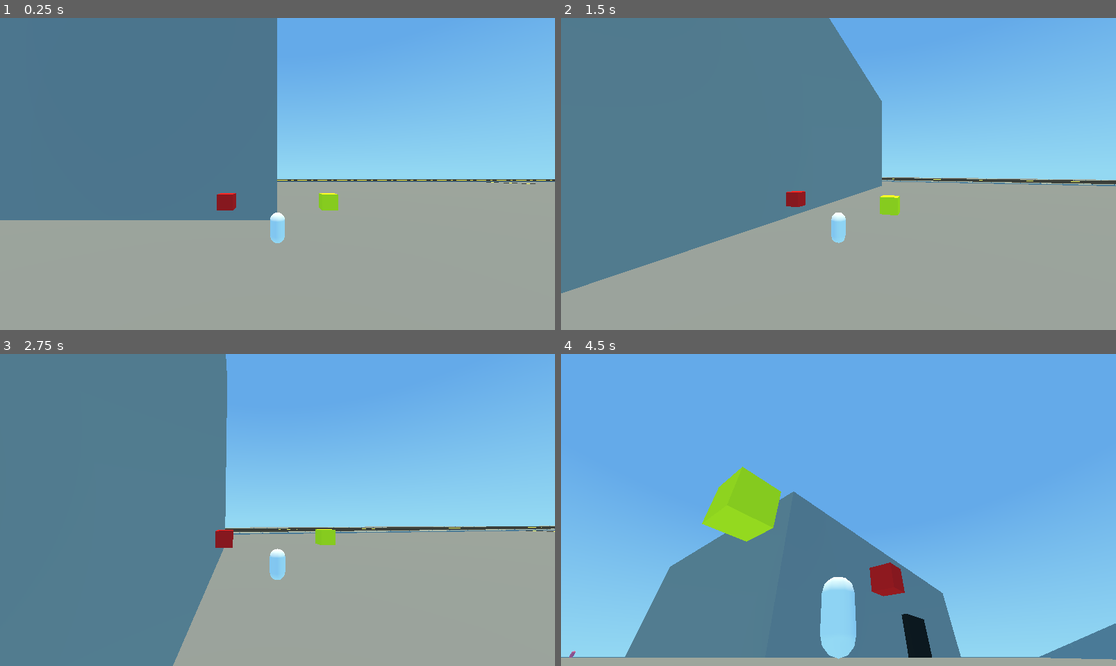
Above: before the commit, frames 1-4 (two rows, left to right).
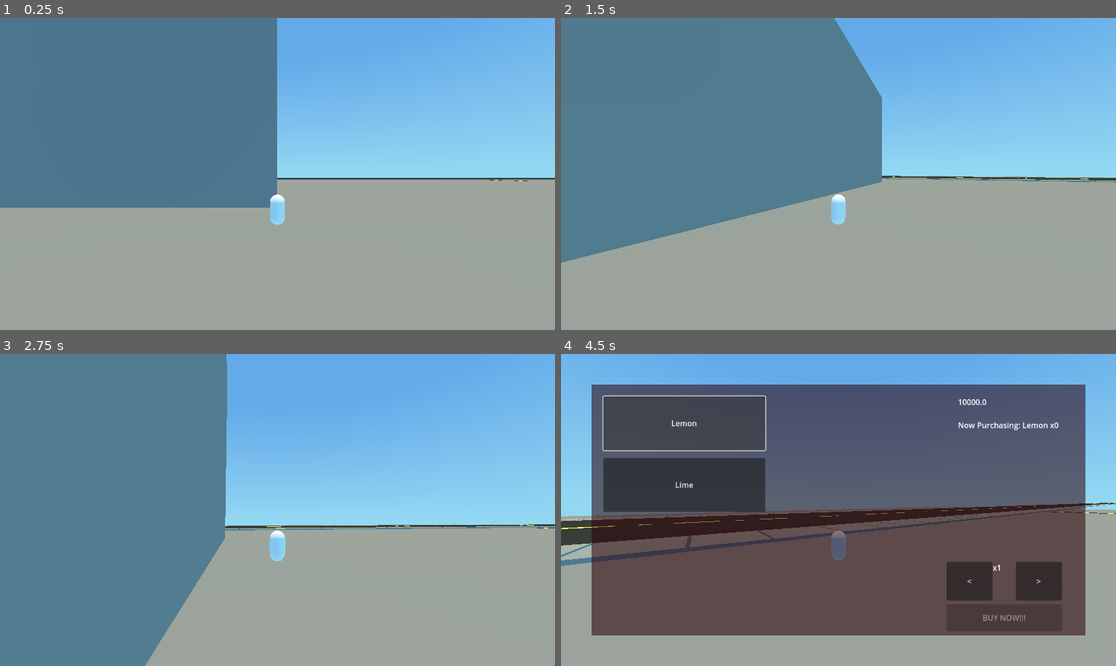
Above: after the commit, the same moments.

Repository: RedyShines/when-life-gives-you-locky
Game: Godot game, scene res://test_map.tscn
Same seed, same stepped clock (60 frames per second), same inputs: the game is played once before the commit and once after it.
Inputs (mouse positions are in pixels of both pictures, inside the frame that each line leads up to):
- Up to frame 1 (0.25 s): no input
- Up to frame 2 (1.5 s): tap Enter at 0.5 s; move the mouse to (866, 174) at 0.52 s; hold Shift (sprint) 0.53-1.28 s; hold W (forward) from 0.53 s (still down); move the mouse to (810, 174) at 1.27 s; tap Shift (sprint) at 1.35 s
- Up to frame 3 (2.75 s): keep holding W (forward); move the mouse to (288, 503) at 2.02 s; hold Shift (sprint) from 2.03 s (still down)
- Up to frame 4 (4.5 s): move the mouse to (832, 516) at 2.77 s; release Shift (sprint) at 2.78 s; tap Shift (sprint) at 2.85 s; move the mouse to (877, 513) at 3.52 s; hold Shift (sprint) 3.53-4.25 s; tap Z (debug, bound only after the commit) at 4.15 s; release W (forward) at 4.25 s; click (683, 422) at 4.25 s, where only the run after the commit has a clickable "Lemon"

The runs differ from the first frame. In frame 1, 3.3% of the frame differs, in the area x 0-100%, y 51-73%; in frame 2, 4.9%; in frame 3, 3.1%; in frame 4, 86%, in the area x 0-100%, y 9-98%.

Commit message:
NPC pathfinding update + Shopping UI
- The NPCs now have 2 different movement modes. The first mode makes them stop when their raycast hits another NPC (or the player), and the other ignores them.
- Created an attribute changer node that changes the speed of NPCs when walked through (Currently hard coded. Subject to change)
- Created a shopping UI
- Can shift click on the left and right buttons in the shopping UI to add or remove 10 items from the selection (does +/- 1 when not clicking shift)
- Can buy items and it removes currency from the player.
- Added currency.

Diff:
--- a/NPC_template.tscn
+++ b/NPC_template.tscn
@@ -37,14 +37,17 @@
 mesh = SubResource("CapsuleMesh_447n6")
 
 [node name="FrontDetector" type="RayCast3D" parent="NPCModel" groups=["NPCGroup"]]
-target_position = Vector3(0, 0, -1)
+target_position = Vector3(0, 0, -0.75)
 collision_mask = 6
+hit_back_faces = false
 
 [node name="NPCHitbox" type="CollisionShape3D" parent="."]
 transform = Transform3D(1, 0, 0, 0, 1, 0, 0, 0, 1, 0, 0.5, 0)
 shape = SubResource("CapsuleShape3D_wf4jm")
 
 [node name="Attribute detector" type="Area3D" parent="."]
+collision_layer = 4
+collision_mask = 8
 
 [node name="Detector" type="CollisionShape3D" parent="Attribute detector"]
 transform = Transform3D(1, 0, 0, 0, 1, 0, 0, 0, 1, 0, 0.5, 0)
@@ -52,3 +55,5 @@
 
 [node name="NPCNav" type="NavigationAgent3D" parent="."]
 debug_path_custom_color = Color(1, 0.286275, 0.47451, 1)
+
+[connection signal="area_entered" from="Attribute detector" to="." method="_on_attribute_detector_area_entered"]
--- a/npc.gd
+++ b/npc.gd
@@ -5,6 +5,7 @@
 @onready var front_detector: RayCast3D = $NPCModel/FrontDetector
 const lerpVal = .17
 var gravity = ProjectSettings.get_setting("physics/3d/default_gravity")
+var direction = Vector3()
 
 @onready var _1: Marker3D = $"../../Targets/1"
 @onready var _2: Marker3D = $"../../Targets/2"
@@ -12,26 +13,23 @@
 @onready var _4: Marker3D = $"../../Targets/4"
 @onready var _5: Marker3D = $"../../Targets/5"
 @onready var _6: Marker3D = $"../../Targets/6"
-@onready var attribute_detector: Area3D = $"Attribute detector"
+@onready var attribute_marker: Marker3D = $"../../Targets/NPCAttributeChanger/AttributeMarker"
 @onready var store_marker: Marker3D = $"../../Targets/Store"
 
 var targets : Array
 var target
+var movement_type = 1
 
 func _ready() -> void:
 	position.z = 10
-	var material = $NPCModel.get_active_material(0)
+	movement_data = movement_data.duplicate()
 	var npc_type = randi_range(1, 10)
-	movement_data = movement_data.duplicate()
-	material = material.duplicate()
-	if npc_type == 1:
-		target = store_marker
-		if material is StandardMaterial3D:
-			material.albedo_color = Color(97, 173, 214)
+	if npc_type <= 3:
+		target = attribute_marker
 	else:
 		targets = [_1, _2, _3, _4, _5, _6]
 		target = targets[randi_range(0, 5)]
-	movement_data.SPEED = randi_range(3, 10)
+	movement_data.SPEED = randi_range(3, 6)
 
 
 func _physics_process(delta) -> void:
@@ -40,6 +38,8 @@
 	handle_movement(delta)
 	#handle_timers(delta)
 	move_and_slide()
+	if position.y < -50:
+		position.y = 0
 
 
 func handle_movement(delta) -> void:
@@ -51,7 +51,10 @@
 	if velocity.length() > 0 or velocity.length() < 0:
 		$".".rotation.y = lerp_angle($".".rotation.y, atan2(-velocity.x, -velocity.z), lerpVal)
 	if front_detector.is_colliding():
-		movement_controller(0, movement_data.FRICTION, movement_data.AIR_ACCEL, delta)
+		if movement_type == 0:
+			movement_controller(0, movement_data.FRICTION, movement_data.AIR_ACCEL, delta)
+		else:
+			pass
 	else:
 		movement_controller(movement_data.SPEED ,movement_data.ACCELERATION, movement_data.AIR_ACCEL, delta)
 
@@ -61,13 +64,13 @@
 
 func movement_controller(speed, acceleration, air_acceleration, delta) -> void:
 	'''Makes the NPC move.'''
-#handles the acceleration of the NPC on ground and air
-	var direction = Vector3()
+#handles the acceleration of the NPC on ground and ai
 	nav.target_position = target.global_position
 	direction = nav.get_next_path_position() - global_position
 	direction = direction.normalized()
 
-	if global_position.distance_to(target.global_position) < 0.1 and target != store_marker:
+	if global_position.distance_to(target.global_position) < 0.1\
+	 and target != attribute_marker and target != store_marker:
 		target = targets[randi_range(0, 5)]
 
 	if is_on_floor():
@@ -78,5 +81,6 @@
 
 
 func _on_attribute_detector_area_entered(area: Area3D) -> void:
-	movement_data.SPEED = 3
-	print("AAAAAAAAAAAAAAAAAA")
+	movement_type = 0
+	target = store_marker
+	movement_data.SPEED = 2
--- a/player.gd
+++ b/player.gd
@@ -28,11 +28,13 @@
 # Get the gravity from the project settings to be synced with RigidBody nodes.
 var gravity = ProjectSettings.get_setting("physics/3d/default_gravity")
 
+func _ready() -> void:
+	Input.mouse_mode = Input.MOUSE_MODE_CAPTURED
+
 func _process(_delta) -> void:
 	'''Runs stuff every frame.'''
 
 	# Kills the game when the escape key is pressed.
-	Input.mouse_mode = Input.MOUSE_MODE_CAPTURED
 	if Input.is_action_just_pressed("escape"):
 		get_tree().quit()
 
@@ -77,24 +79,27 @@
 	if velocity.length() > 0 or velocity.length() < 0:
 		armature.rotation.y = lerp_angle(armature.rotation.y, atan2(-velocity.x, -velocity.z), lerpVal)
 
-	if sprinting == true:
-		# Sprint state
-		sprint_multiplier_increase += delta / 10
-		movement_controller(movement_data.SPEED * (movement_data.SPRINT_MULTIPLIER + sprint_multiplier_increase) \
-		,movement_data.SPRINT_ACCELERATION, \
-		movement_data.SPRINT_AIR_ACCEL, movement_data.SPRINT_FRICTION, movement_data.SPRINT_AIR_RESISTANCE, delta)
+	if PlayerData.can_move == true:
+		if sprinting == true:
+			# Sprint state
+			sprint_multiplier_increase += delta / 10
+			movement_controller(movement_data.SPEED * (movement_data.SPRINT_MULTIPLIER + sprint_multiplier_increase) \
+			,movement_data.SPRINT_ACCELERATION, \
+			movement_data.SPRINT_AIR_ACCEL, movement_data.SPRINT_FRICTION, movement_data.SPRINT_AIR_RESISTANCE, delta)
 
-	elif max_sprinting == true:
-		# Max sprint state
-		sprint_multiplier_increase = 0
-		movement_controller(movement_data.SPEED * movement_data.MAX_SPRINT_MULTIPLIER, movement_data.MAX_ACCELERATION, movement_data.MAX_AIR_ACCEL, \
-				movement_data.SPRINT_FRICTION, movement_data.SPRINT_AIR_RESISTANCE, delta)
+		elif max_sprinting == true:
+			# Max sprint state
+			sprint_multiplier_increase = 0
+			movement_controller(movement_data.SPEED * movement_data.MAX_SPRINT_MULTIPLIER, movement_data.MAX_ACCELERATION, movement_data.MAX_AIR_ACCEL, \
+					movement_data.SPRINT_FRICTION, movement_data.SPRINT_AIR_RESISTANCE, delta)
 
-	elif walking == true:
-		# Walking state
-		sprint_multiplier_increase = 0
-		movement_controller(movement_data.SPEED ,movement_data.ACCELERATION, \
-		movement_data.AIR_ACCEL, movement_data.FRICTION, movement_data.AIR_RESISTANCE, delta)
+		elif walking == true:
+			# Walking state
+			sprint_multiplier_increase = 0
+			movement_controller(movement_data.SPEED ,movement_data.ACCELERATION, \
+			movement_data.AIR_ACCEL, movement_data.FRICTION, movement_data.AIR_RESISTANCE, delta)
+	else:
+		velocity = Vector3(0,0,0)
 
 	# Sets velocity.y back to vy
 	velocity.y = vy
--- /dev/null
+++ b/player_data.gd
@@ -0,0 +1,4 @@
+extends Node
+
+@export var can_move = true
+@export var currency = 10000.00
--- a/player_template.tscn
+++ b/player_template.tscn
@@ -59,6 +59,9 @@
 radius = 0.2
 height = 0.6
 
+[sub_resource type="BoxShape3D" id="BoxShape3D_84s3m"]
+size = Vector3(1.5, 0.75, 1)
+
 [node name="Player" type="CharacterBody3D"]
 collision_layer = 2
 floor_max_angle = 1.0472
@@ -66,6 +69,7 @@
 movement_data = SubResource("Resource_wf4jm")
 
 [node name="NESW" type="Node3D" parent="."]
+visible = false
 
 [node name="West" type="MeshInstance3D" parent="NESW"]
 transform = Transform3D(0.3, 0, 0, 0, 0.3, 0, 0, 0, 0.3, -1, 0.815, 0)
@@ -79,13 +83,11 @@
 
 [node name="North" type="MeshInstance3D" parent="NESW"]
 transform = Transform3D(0.3, 0, 0, 0, 0.3, 0, 0, 0, 0.3, 0, 0.815, -1)
-visible = false
 mesh = SubResource("BoxMesh_1keg0")
 skeleton = NodePath("../../PlayerModel")
 
 [node name="South" type="MeshInstance3D" parent="NESW"]
 transform = Transform3D(0.3, 0, 0, 0, 0.3, 0, 0, 0, 0.3, 0, 0.815, 1)
-visible = false
 mesh = SubResource("BoxMesh_b5p6e")
 skeleton = NodePath("../../PlayerModel")
 
@@ -100,7 +102,17 @@
 [node name="springArmPivot" type="Node3D" parent="."]
 
 [node name="SpringArm3D" type="SpringArm3D" parent="springArmPivot"]
-transform = Transform3D(1, 0, 0, 0, 1, 0, 0, 0, 1, 0, 1.35609, 0)
+transform = Transform3D(1, 0, 0, 0, 1, 0, 0, 0, 1, 0, 1, 0)
 spring_length = 4.0
 
 [node name="Camera3D" type="Camera3D" parent="springArmPivot/SpringArm3D"]
+
+[node name="Area3D" type="Area3D" parent="."]
+
+[node name="CollisionShape3D" type="CollisionShape3D" parent="Area3D"]
+transform = Transform3D(1, 0, 0, 0, 1, 0, 0, 0, 1, -0.75, 0.375, 0)
+shape = SubResource("BoxShape3D_84s3m")
+
+[node name="RayCast3D" type="RayCast3D" parent="."]
+transform = Transform3D(1, 0, 0, 0, 1, 0, 0, 0, 1, 0, 0.4, 0)
+target_position = Vector3(-1.5, 0, 0)
--- /dev/null
+++ b/produce_ui.gd
@@ -0,0 +1,84 @@
+extends Control
+
+@onready var purchase_lbl: Label = $PurchaseLbl
+@onready var quant_lbl: Label = $QuantLbl
+
+var quant_buy = -1
+var item
+var purchase_text = "Now Purchasing: "
+
+func _process(delta: float) -> void:
+	$CurrencyLbl.text = str(PlayerData.currency)
+
+	if quant_buy <= 0:
+		$BuyBtn.disabled = true
+	else:
+		$BuyBtn.disabled = false
+
+	if Input.is_action_pressed("sprint"):
+		quant_lbl.text = "x10"
+	else:
+		quant_lbl.text = "x1"
+
+	if quant_buy != -1 or quant_buy <= -2:
+		purchase_lbl.text = purchase_text + item + " x" + str(quant_buy)
+	else:
+		purchase_lbl.text = ":)"
+
+	if Input.is_action_just_pressed("debug"):
+		ui_show()
+
+func ui_show() -> void:
+	visible = not visible
+	if visible == true:
+		PlayerData.can_move = false
+		Input.mouse_mode = Input.MOUSE_MODE_VISIBLE
+	else:
+		quant_buy = -1
+		PlayerData.can_move = true
+		Input.mouse_mode = Input.MOUSE_MODE_CAPTURED
+		$LeftBtn.visible = false
+		$RightBtn.visible = false
+		$QuantLbl.visible = false
+		$BuyBtn.visible = false
+
+
+func _on_lemon_btn_pressed() -> void:
+	quant_buy = 0
+	item = "Lemon"
+
+
+func _on_lime_btn_pressed() -> void:
+	quant_buy = 0
+	item = "Lime"
+
+
+func _on_left_btn_pressed() -> void:
+	if Input.is_action_pressed("sprint"):
+		quant_buy -= 10
+	else:
+		quant_buy -= 1
+
+	if quant_buy <= 0:
+		quant_buy = 0
+
+
+func _on_right_btn_pressed() -> void:
+	if Input.is_action_pressed("sprint"):
+		quant_buy += 10
+	else:
+		quant_buy += 1
+
+
+func _on_item_btn_pressed() -> void:
+	$LeftBtn.visible = true
+	$RightBtn.visible = true
+	$QuantLbl.visible = true
+	$BuyBtn.visible = true
+
+
+func _on_buy_btn_pressed() -> void:
+	if item == "Lemon":
+		PlayerData.currency -= 2.5 * quant_buy
+	else:
+		PlayerData.currency -= 1.5 * quant_buy
--- /dev/null
+++ b/produce_ui.tscn
@@ -0,0 +1,107 @@
+[gd_scene load_steps=2 format=3 uid="uid://baoyw5kf1fe5g"]
+
+[ext_resource type="Script" uid="uid://osqhrjdqur3p" path="res://produce_ui.gd" id="1_70d1v"]
+
+[node name="ProduceUI" type="Control"]
+layout_mode = 3
+anchors_preset = 15
+anchor_right = 1.0
+anchor_bottom = 1.0
+grow_horizontal = 2
+grow_vertical = 2
+script = ExtResource("1_70d1v")
+
+[node name="ColorRect" type="ColorRect" parent="."]
+layout_mode = 1
+anchors_preset = 15
+anchor_right = 1.0
+anchor_bottom = 1.0
+offset_left = 64.0
+offset_top = 64.0
+offset_right = -64.0
+offset_bottom = -64.0
+grow_horizontal = 2
+grow_vertical = 2
+color = Color(0.168627, 0, 0.0313726, 0.54902)
+
+[node name="CurrencyLbl" type="Label" parent="."]
+layout_mode = 0
+offset_left = 824.0
+offset_top = 88.0
+offset_right = 1024.0
+offset_bottom = 120.0
+text = "Poor LMAO"
+
+[node name="LemonBtn" type="Button" parent="."]
+layout_mode = 1
+anchors_preset = -1
+anchor_right = 0.007
+anchor_bottom = 0.012
+offset_left = 88.0
+offset_top = 88.0
+offset_right = 415.936
+offset_bottom = 192.224
+text = "Lemon"
+
+[node name="LimeBtn" type="Button" parent="."]
+layout_mode = 1
+anchors_preset = -1
+anchor_right = 0.007
+anchor_bottom = 0.012
+offset_left = 88.0
+offset_top = 216.0
+offset_right = 415.936
+offset_bottom = 320.224
+text = "Lime"
+
+[node name="LeftBtn" type="Button" parent="."]
+visible = false
+layout_mode = 0
+offset_left = 800.0
+offset_top = 432.0
+offset_right = 896.0
+offset_bottom = 512.0
+text = "<"
+
+[node name="RightBtn" type="Button" parent="."]
+visible = false
+layout_mode = 0
+offset_left = 944.0
+offset_top = 432.0
+offset_right = 1040.0
+offset_bottom = 512.0
+text = ">"
+
+[node name="PurchaseLbl" type="Label" parent="."]
+layout_mode = 0
+offset_left = 824.0
+offset_top = 136.0
+offset_right = 1024.0
+offset_bottom = 280.0
+text = ":)"
+
+[node name="QuantLbl" type="Label" parent="."]
+visible = false
+layout_mode = 0
+offset_left = 896.0
+offset_top = 432.0
+offset_right = 944.0
+offset_bottom = 512.0
+text = "X1"
+
+[node name="BuyBtn" type="Button" parent="."]
+visible = false
+layout_mode = 0
+offset_left = 800.0
+offset_top = 520.0
+offset_right = 1040.0
+offset_bottom = 576.0
+text = "BUY NOW!!!"
+
+[connection signal="pressed" from="LemonBtn" to="." method="_on_lemon_btn_pressed"]
+[connection signal="pressed" from="LemonBtn" to="." method="_on_item_btn_pressed"]
+[connection signal="pressed" from="LimeBtn" to="." method="_on_lime_btn_pressed"]
+[connection signal="pressed" from="LimeBtn" to="." method="_on_item_btn_pressed"]
+[connection signal="pressed" from="LeftBtn" to="." method="_on_left_btn_pressed"]
+[connection signal="pressed" from="RightBtn" to="." method="_on_right_btn_pressed"]
+[connection signal="pressed" from="BuyBtn" to="." method="_on_buy_btn_pressed"]
--- a/project.godot
+++ b/project.godot
@@ -19,6 +19,7 @@
 [autoload]
 
 GameOptions="*res://options.gd"
+PlayerData="*res://player_data.gd"
 
 [global_group]
 
@@ -56,3 +57,15 @@
 "events": [Object(InputEventKey,"resource_local_to_scene":false,"resource_name":"","device":-1,"window_id":0,"alt_press …(195 unchanged characters)…
 ]
 }
+debug={
+"deadzone": 0.2,
+"events": [Object(InputEventKey,"resource_local_to_scene":false,"resource_name":"","device":-1,"window_id":0,"alt_pressed":false,"shift_pressed":false,"ctrl_pressed":false,"meta_pressed":false,"pressed":false,"keycode":0,"physical_keycode":90,"key_label":0,"unicode":122,"location":0,"echo":false,"script":null)
+]
+}
+
+[layer_names]
+
+3d_physics/layer_1="World"
+3d_physics/layer_2="Player"
+3d_physics/layer_3="npcs"
+3d_physics/layer_4="npc attributes"
--- a/spawn_npc.gd
+++ b/spawn_npc.gd
@@ -8,6 +8,6 @@
 	if randint == 50:
 		var new_npc = moving_npc.instantiate()
 
-		for i in range(5):
+		for i in range(2):
 			new_npc = moving_npc.instantiate()
 			add_child(new_npc)
--- a/test_map.tscn
+++ b/test_map.tscn
@@ -7,6 +7,7 @@
 [ext_resource type="PackedScene" uid="uid://bq2f7pqpexsae" path="res://NPC_template.tscn" id="1_t8dge"]
 [ext_resource type="Shader" uid="uid://d04q6lujvbey4" path="res://day_nightcycle.gdshader" id="2_4wuf8"]
 [ext_resource type="PackedScene" uid="uid://brpbx3wqvbg37" path="res://npc_attribute_changer.tscn" id="6_r0pc2"]
+[ext_resource type="PackedScene" uid="uid://baoyw5kf1fe5g" path="res://produce_ui.tscn" id="8_gqtbx"]
 
 [sub_resource type="BoxMesh" id="BoxMesh_eflb2"]
 size = Vector3(100, 3, 100)
@@ -31,6 +32,9 @@
 [sub_resource type="NavigationMesh" id="NavigationMesh_s02eq"]
 vertices = PackedVector3Array(-49.5, 0.5, -43.5, -49.5, 0.5, -42.5, -48.5, 0.5, -42.5, -48.5, 0.5, -43.5, -37.5, 0.5, - …(728 unchanged characters)…
 polygons = [PackedInt32Array(3, 2, 0), PackedInt32Array(0, 2, 1), PackedInt32Array(7, 6, 4), PackedInt32Array(4, 6, 5), …(717 unchanged characters)…
+
+[sub_resource type="BoxShape3D" id="BoxShape3D_ssfg1"]
+size = Vector3(3, 2, 1)
 
 [sub_resource type="BoxMesh" id="BoxMesh_r0pc2"]
 size = Vector3(30, 8, 20)
@@ -109,6 +113,11 @@
 [node name="NPCAttributeChanger" parent="Targets" instance=ExtResource("6_r0pc2")]
 transform = Transform3D(1, 0, 0, 0, 1, 0, 0, 0, 1, 35, 1, -29.5)
 
+[node name="CollisionShape3D" parent="Targets/NPCAttributeChanger" index="0"]
+shape = SubResource("BoxShape3D_ssfg1")
+
+[node name="AttributeMarker" type="Marker3D" parent="Targets/NPCAttributeChanger"]
+
 [node name="1" type="Marker3D" parent="Targets"]
 transform = Transform3D(1, 0, 0, 0, 1, 0, 0, 0, 1, 0, 0.1, -31)
 
@@ -174,6 +183,9 @@
 [node name="CollisionShape3D" type="CollisionShape3D" parent="Store/MeshInstance3D4/Area3D"]
 shape = SubResource("BoxShape3D_gqtbx")
 
+[node name="Control" parent="." instance=ExtResource("8_gqtbx")]
+visible = false
+
 [connection signal="body_shape_entered" from="Store/MeshInstance3D/Area3D" to="." method="_on_area_3d_body_shape_entered"]
 [connection signal="body_shape_entered" from="Store/MeshInstance3D4/Area3D" to="." method="_on_area_3d2_body_shape_entered"]
 
Not shown, added: player_data.gd.uid
Not shown: 1 places in player_template.tscn that only renumber resources
Not shown, added: produce_ui.gd.uid
Not shown: 1 places in test_map.tscn that only renumber resources
